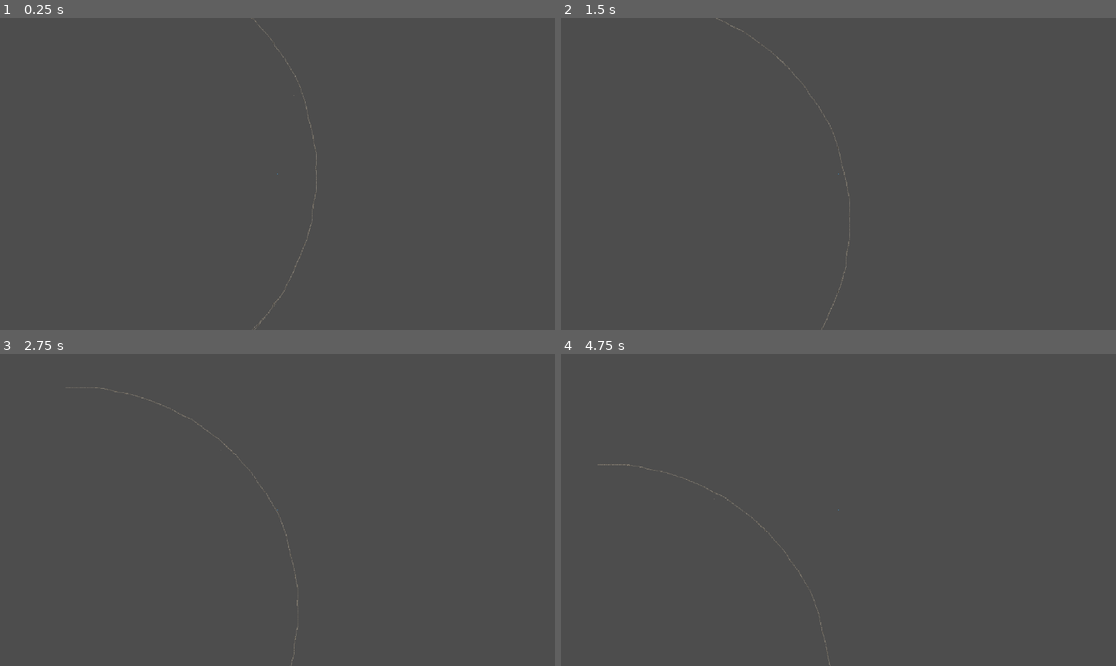
Above: before the commit, frames 1-4 (two rows, left to right).
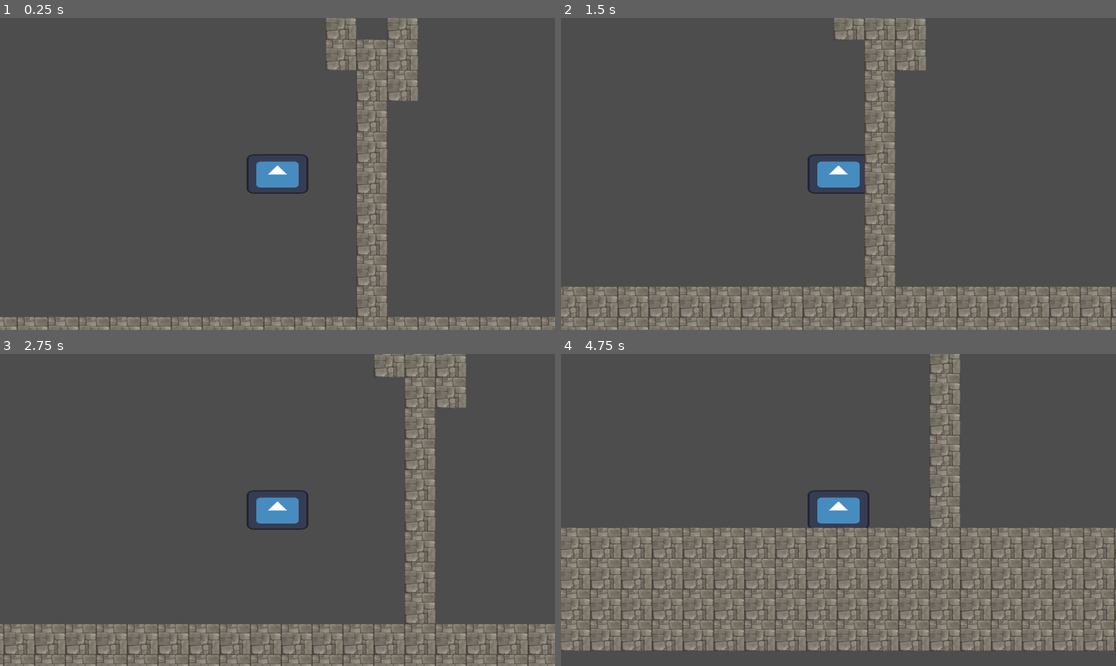
Above: after the commit, the same moments.

Repository: Sogrief/stairs
Game: Godot game, scene res://scenes/level/main.tscn
The game is run twice, just before and just after one commit, with the same random seed, the same clock (stepped at 60 frames per second) and the same inputs. The engine's default icon, where the game draws it, is replaced by a stand-in: a white triangle on a blue panel in a dark square.
Inputs:
- Up to frame 1 (0.25 s): no input
- Up to frame 2 (1.5 s): hold Up (jump) 0.53-1.28 s; hold Right (move_right) from 0.53 s (still down); tap Up (jump) at 1.35 s
- Up to frame 3 (2.75 s): tap Up (jump) at 1.52, 1.82 s; release Right (move_right) at 2.03 s; hold Left (move_left) from 2.03 s (still down); hold Up (jump) from 2.03 s (still down)
- Up to frame 4 (4.75 s): release Left (move_left) at 2.78 s; release Up (jump) at 2.78 s; hold Right (move_right) 2.78-4.28 s; tap Up (jump) at 2.85, 3.02, 3.32, 4.35, 4.52 s; hold Up (jump) 3.53-4.28 s; hold Left (move_left) from 4.28 s (still down)

The runs differ from the first frame. In frame 1, 11% of the frame differs, in the area x 0-100%, y 0-100%; in frame 2, 18%; in frame 3, 18%; in frame 4, 37%.

Commit message:
ajout d'un mur de test

Diff:
--- a/scenes/level/main.tscn
+++ b/scenes/level/main.tscn
@@ -18,7 +18,7 @@
 
 [node name="player" parent="." instance=ExtResource("2_tvdgu")]
 unique_name_in_owner = true
-position = Vector2(20389, -22740)
+position = Vector2(1240, 12)
 
 [node name="stairs" parent="." instance=ExtResource("1_x3s6r")]
 position = Vector2(502, -85)
--- a/scenes/player/player.tscn
+++ b/scenes/player/player.tscn
@@ -30,7 +30,6 @@
 shape = SubResource("CapsuleShape2D_5etb8")
 
 [node name="camera_2d" type="Camera2D" parent="."]
-zoom = Vector2(0.02, 0.02)
 
 [node name="delay_between_dash" type="Timer" parent="."]
 
--- a/scenes/player/scripts/player.gd
+++ b/scenes/player/scripts/player.gd
@@ -5,7 +5,7 @@
 @onready var delay_between_dash = $delay_between_dash
 
 #------------------- constantes -------------------
-const SPEED : float = 3000.0
+const SPEED : float = 300.0
 const DASH_FORCE : float = 1000.0
 const JUMP_VELOCITY : float = -620.0
 
@@ -26,15 +26,15 @@
 func _physics_process(delta):
 	#SceneTreeTimer
 	#------------------- vol du personnage(debug) -------------------
-	if Input.is_action_pressed("jump"):
-		position.y -= 100
-
-	if Input.is_action_pressed("move_down"):
-		position.y += 100
+	#if Input.is_action_pressed("jump"):
+		#position.y -= 100
+		#
+	#if Input.is_action_pressed("move_down"):
+		#position.y += 100
 
 	#------------------- mouvements du personnage -------------------
-	#if !is_on_floor():
-		#velocity.y += gravity * delta
+	if !is_on_floor():
+		velocity.y += gravity * delta
 
 	if Input.is_action_pressed("jump") and (is_on_floor() || jump_count > 0): # si le joueur saute et est au sol ou touche un mur
 		jump_count = 0
--- a/scenes/stairs/stair.tscn
+++ b/scenes/stairs/stair.tscn
@@ -29,4 +29,4 @@
 position = Vector2(-378, 491)
 tile_set = SubResource("TileSet_gc31t")
 format = 2
-layer_0/tile_data = PackedInt32Array(-65535, 0, 0, -65534, 0 …(40213 unchanged characters)… , 0, 0, -47316988, 0, 0, -47316989, 0, 0)
+layer_0/tile_data = PackedInt32Array(-65535, 0, 0, -65534, 0 …(40213 unchanged characters)… , 0, 0, -47316988, 0, 0, -47316989, 0, 0, -131052, 0, 0, -196588, 0, 0, -262124, 0, 0, -327660, 0, 0, -393196, 0, 0, -458732, 0, 0, -524268, 0, 0, -589804, 0, 0, -589803, 0, 0, -655339, 0, 0, -720875, 0, 0, -786411, 0, 0, -851947, 0, 0, -917483, 0, 0, -983019, 0, 0, -1048555, 0, 0, -1048554, 0, 0, -1114090, 0, 0, -1179626, 0, 0, -655340, 0, 0, -655341, 0, 0, -720877, 0, 0, -786413, 0, 0, -851949, 0, 0, -917485, 0, 0, -983021, 0, 0, -1376242, 0, 0, -1376243, 0, 0, -1376244, 0, 0, -1376245, 0, 0, -1376246, 0, 0, -1376247, 0, 0, -1441783, 0, 0, -1507319, 0, 0, -1572855, 0, 0, -983022, 0, 0, -983023, 0, 0, -983024, 0, 0, -1048560, 0, 0, -1114096, 0, 0, -1179632, 0, 0, -1179633, 0, 0, -1179634, 0, 0, -1179635, 0, 0, -1179636, 0, 0, -1245172, 0, 0, -1310708, 0, 0)
